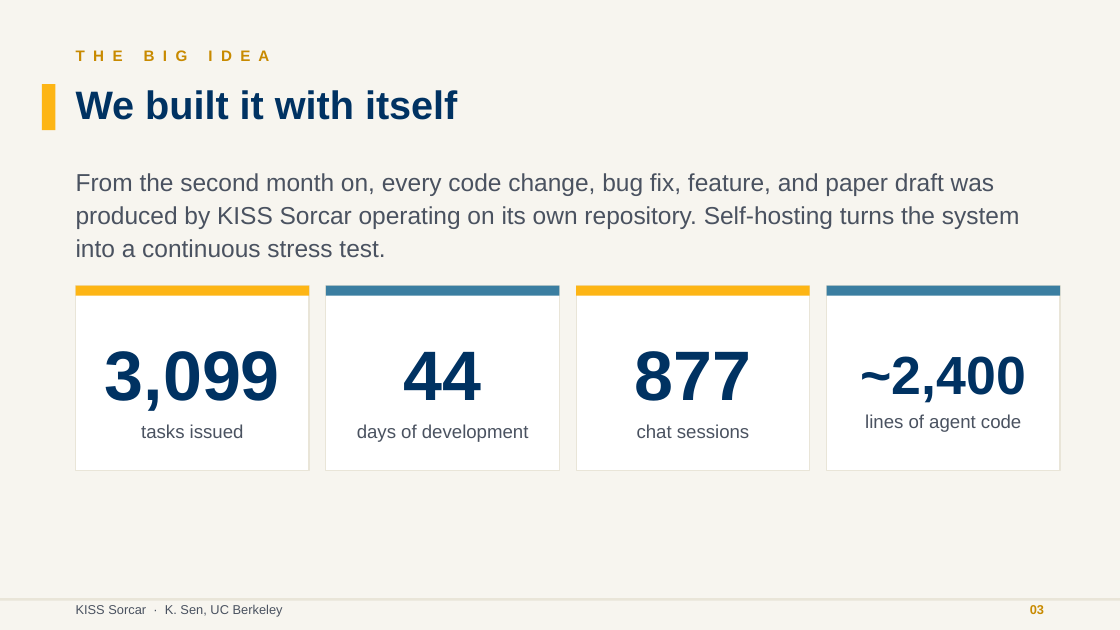
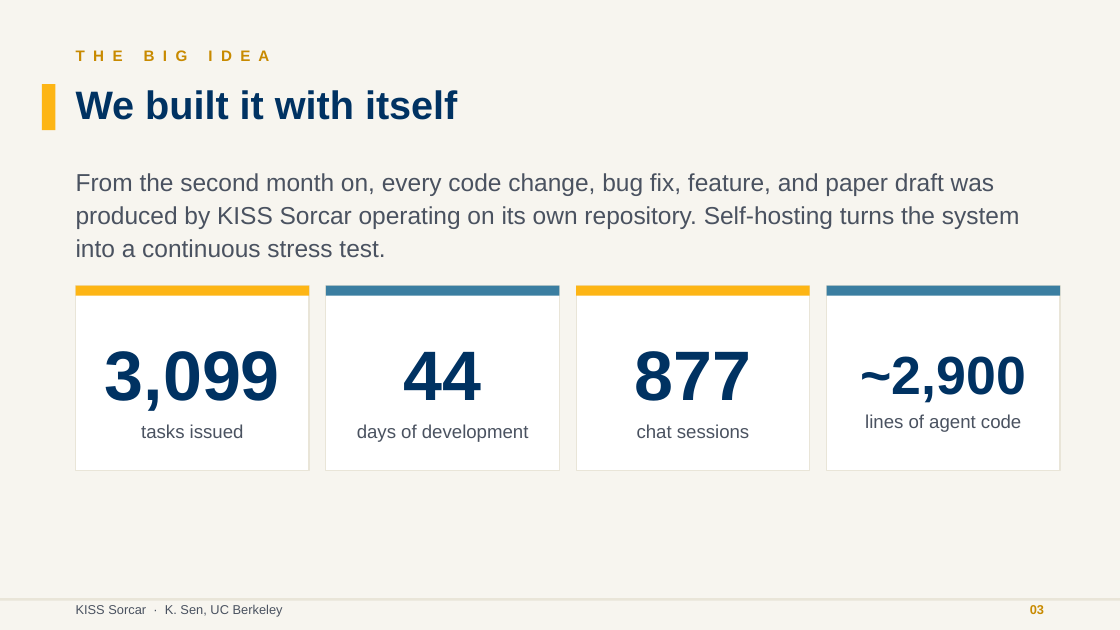
Before and after one commit to ksenxx/kiss_ai, a slide deck: slide 2 of papers/sekisssorcar/se_kiss_sorcar_slides.pptx (slide 3 before the commit). Drawn at 1120x630 pixels with LibreOffice and Linux fonts; fonts in the diff are those of the drawing. Boxes give left, top, right and bottom in pixels: in the first picture for what was removed or moved away, otherwise in the second. Text is boxed around its words. In the diff, an @@ line names an element or a change of style, - is before the commit and + after.

```diff
--- a/papers/sekisssorcar/se_kiss_sorcar_slides.pptx
+++ b/papers/sekisssorcar/se_kiss_sorcar_slides.pptx
@@ text at <box>861,356,1026,403</box>: text changed @@
-~2,400
+~2,900
```
Also in this commit, not shown: 6 other slides changed, 1 slide added, 8 slides removed.
